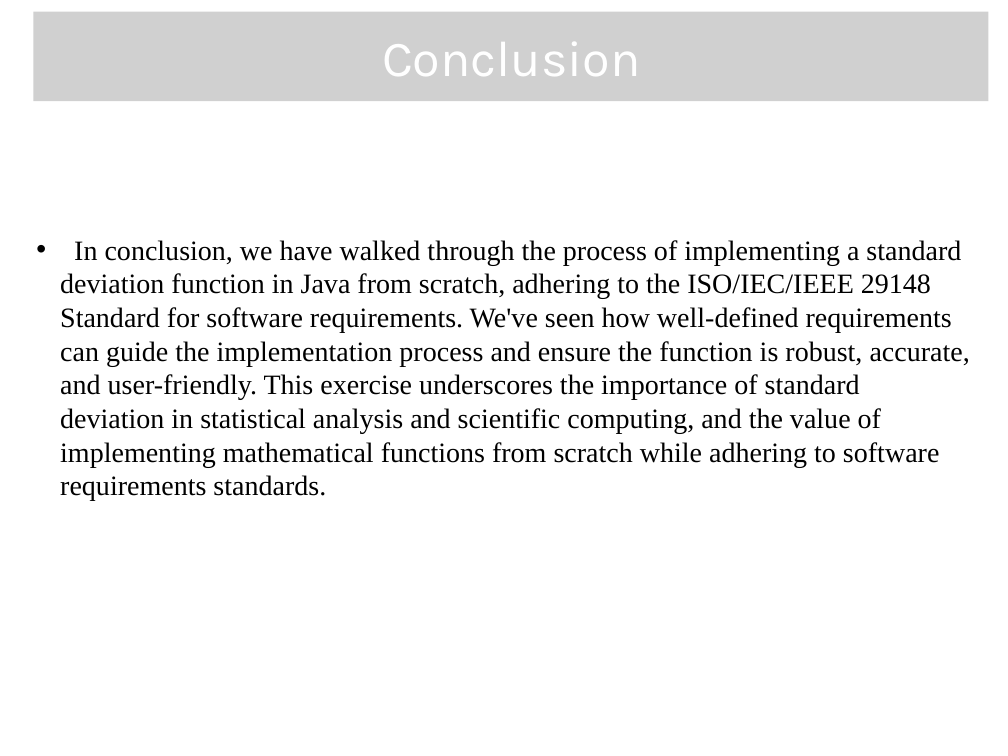
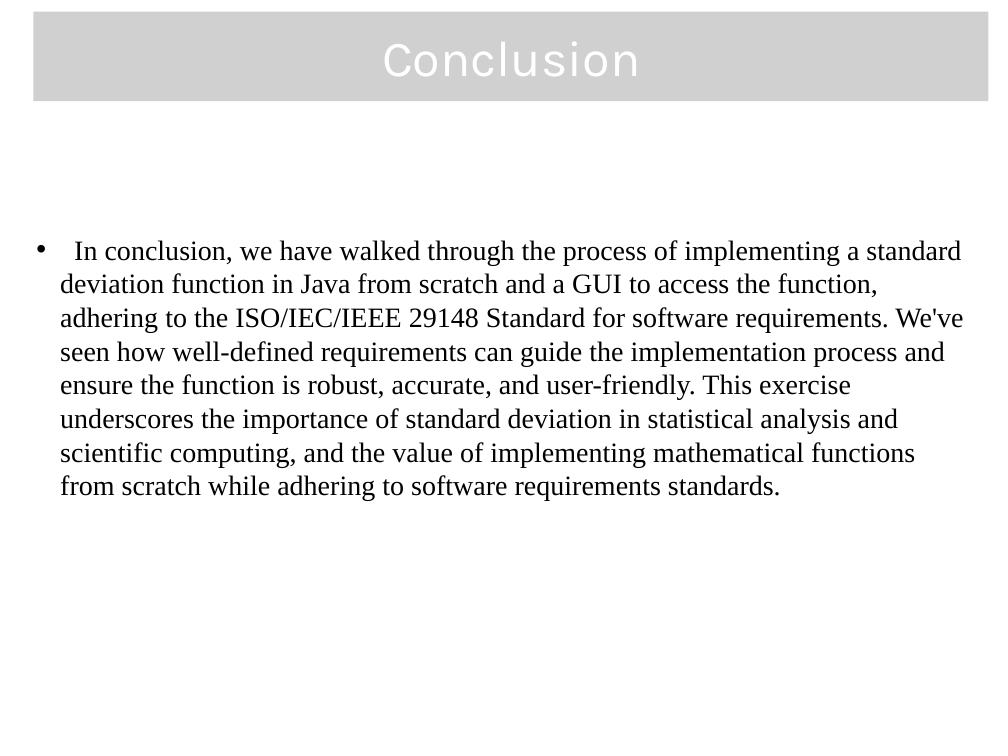
Before and after one commit to tejasvi541/SOEN6011, a slide deck: slide 7 of D1PPT.pptx. Drawn at 1008x756 pixels with LibreOffice and Linux fonts; fonts in the diff are those of the drawing; grey boxes stand for pictures; background and template pictures are left out. Boxes give left, top, right and bottom in pixels: in the first picture for what was removed or moved away, otherwise in the second. Text is boxed around its words. In the diff, an @@ line names an element or a change of style, - is before the commit and + after.

```diff
--- a/D1PPT.pptx
+++ b/D1PPT.pptx
@@ text at [60, 240, 963, 501]: text changed @@
-• In conclusion, we have walked through the process of implementing a standard deviation function in Java from scratch, adhering to the ISO/IEC/IEEE 29148 Standard for software requirements. We've seen how well-defined requirements can guide the implementation process and ensure the function is robust, accurate, and user-friendly. This exercise underscores the importance of standard deviation in statistical analysis and scientific computing, and the value of implementing mathematical functions from scratch while adhering to software requirements standards.
+• In conclusion, we have walked through the process of implementing a standard deviation function in Java from scratch and a GUI to access the function, adhering to the ISO/IEC/IEEE 29148 Standard for software requirements. We've seen how well-defined requirements can guide the implementation process and ensure the function is robust, accurate, and user-friendly. This exercise underscores the importance of standard deviation in statistical analysis and scientific computing, and the value of implementing mathematical functions from scratch while adhering to software requirements standards.
```
Also in this commit, not shown: 2 other slides changed, 3 other files.
